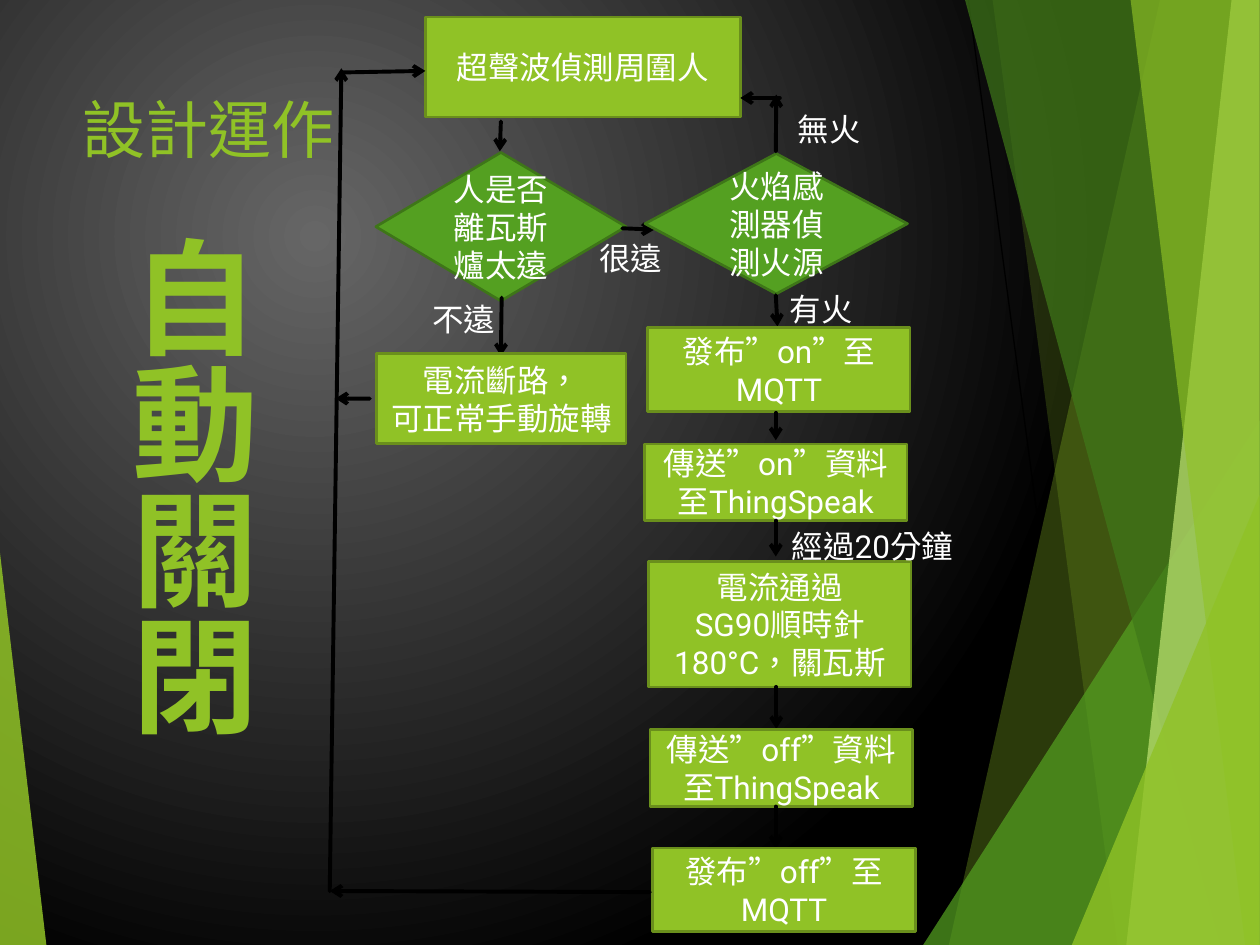
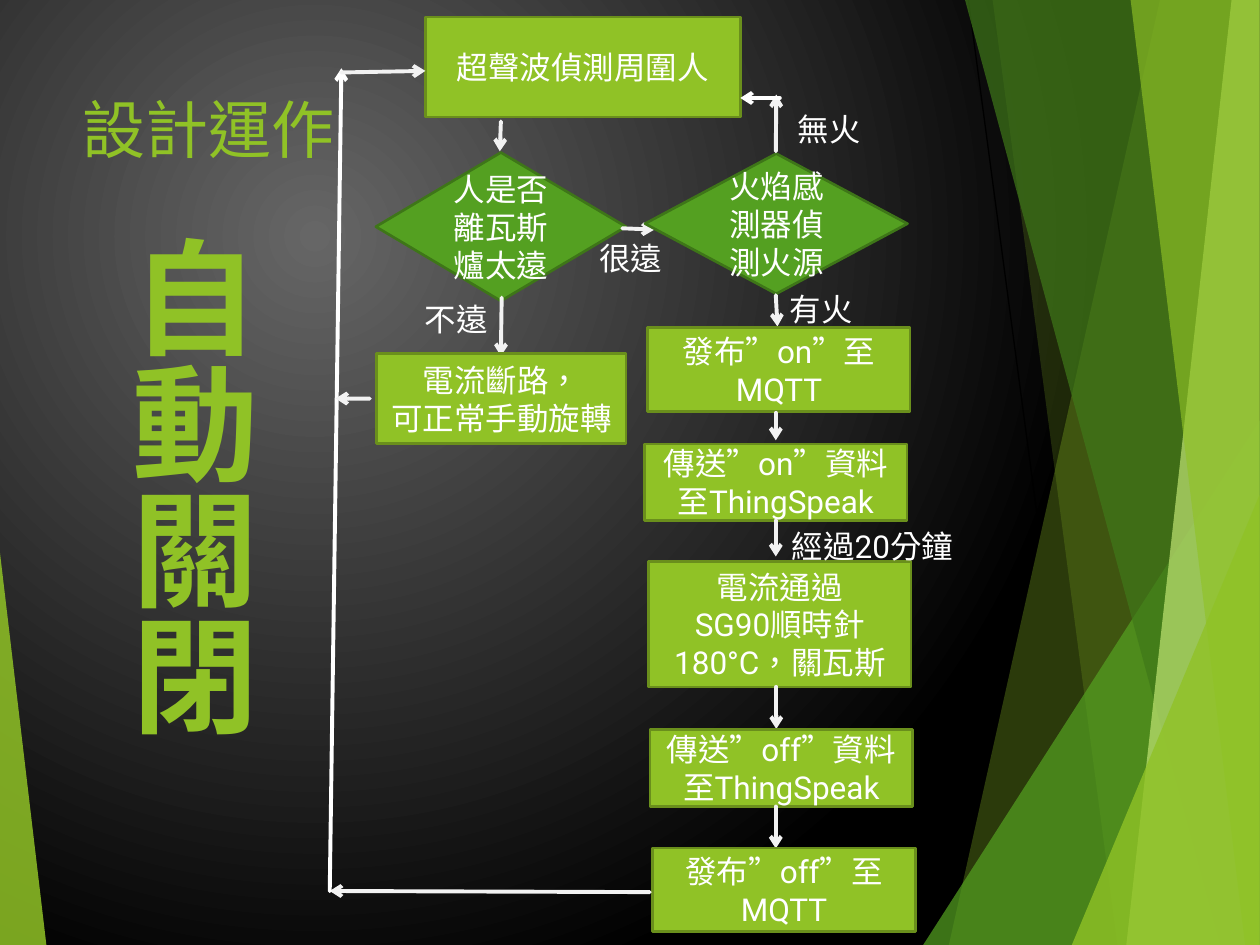
Before and after one commit to pupipaoo/Project-Gas-Emergency-switch, a slide deck: slide 6 of PPT/GasEmergenceSwitch.pptx. Drawn at 1260x945 pixels with LibreOffice and Linux fonts; fonts in the diff are those of the drawing. Boxes give left, top, right and bottom in pixels: in the first picture for what was removed or moved away, otherwise in the second. Text is boxed around its words. In the diff, an @@ line names an element or a change of style, - is before the commit and + after.

```diff
--- a/PPT/GasEmergenceSwitch.pptx
+++ b/PPT/GasEmergenceSwitch.pptx
@@ arrow (330, 891) - (341, 68): stroke #000000 2.25 pt to #FFFFFF 2.25 pt @@
@@ arrow (341, 73) - (426, 71): stroke #000000 2.25 pt to #F2F2F2 2.25 pt @@
@@ arrow (780, 98) - (741, 98): stroke #000000 2.25 pt to #FFFFFF 2.25 pt @@
@@ arrow (776, 151) - (776, 94): stroke #000000 2.25 pt to #F2F2F2 2.25 pt @@
@@ arrow (501, 121) - (500, 151): stroke #000000 2.25 pt to #F2F2F2 2.25 pt @@
@@ arrow (622, 228) - (654, 229): stroke #000000 2.25 pt to #F2F2F2 2.25 pt @@
@@ text "不遠": place and size @@
-text "不遠" at (432, 304, 495, 334)
+text "不遠" at (425, 304, 488, 334)
@@ arrow (501, 297) - (501, 357): stroke #000000 2.25 pt to #F2F2F2 2.25 pt @@
@@ arrow (776, 295) - (777, 326): stroke #000000 2.25 pt to #F2F2F2 2.25 pt @@
@@ arrow (370, 398) - (335, 398): stroke #000000 2.25 pt to #F2F2F2 2.25 pt @@
@@ arrow (776, 413) - (776, 440): stroke #000000 2.25 pt to #F2F2F2 2.25 pt @@
@@ arrow (776, 520) - (776, 557): stroke #000000 2.25 pt to #F2F2F2 2.25 pt @@
@@ arrow (776, 687) - (776, 730): stroke #000000 2.25 pt to #F2F2F2 2.25 pt @@
@@ arrow (776, 806) - (776, 848): stroke #000000 2.25 pt to #F2F2F2 2.25 pt @@
@@ arrow (650, 892) - (330, 891): stroke #000000 2.25 pt to #F2F2F2 2.25 pt @@
```
Also in this commit, not shown: 6 other slides changed.
